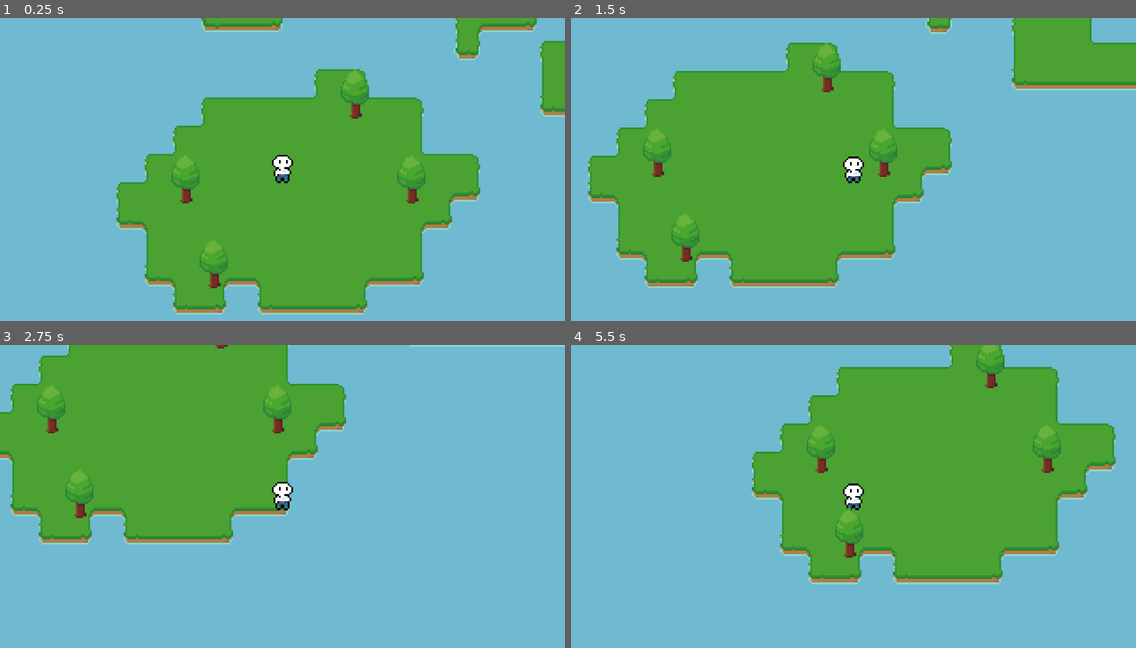
Above: before the commit, frames 1-4 (two rows, left to right).
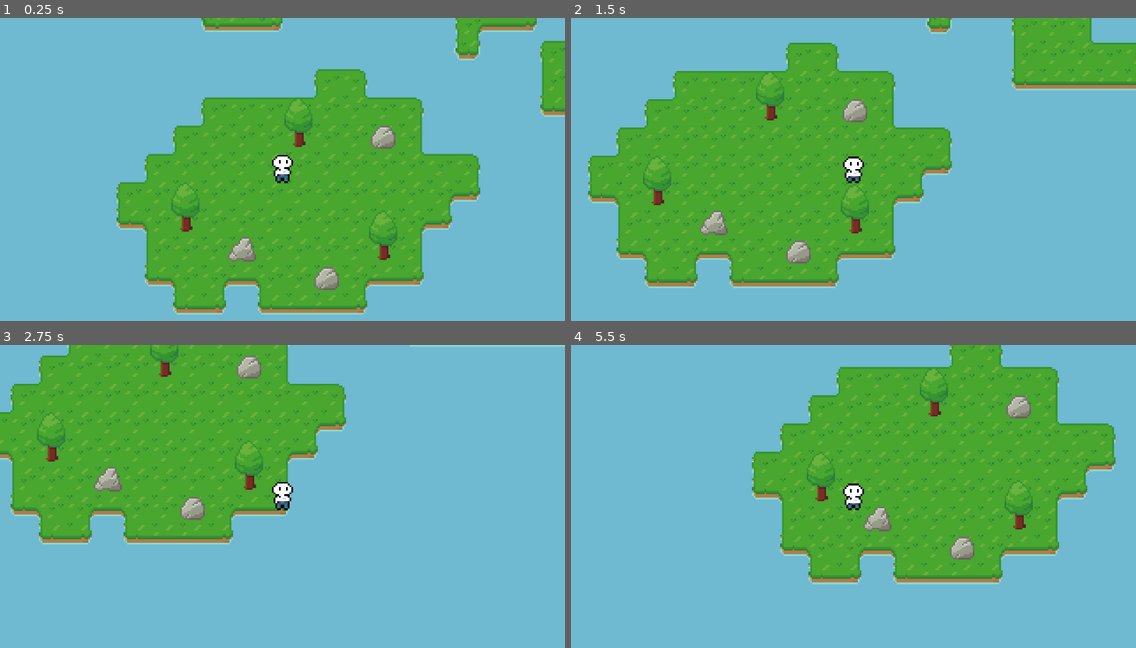
Above: after the commit, the same moments.

Repository: YaroslavRomanenko/island-adventurer
Game: Godot game, scene res://scene/game.tscn
The game is run twice, just before and just after one commit, with the same random seed, the same clock (stepped at 60 frames per second) and the same inputs.
Inputs:
- Up to frame 1 (0.25 s): no input
- Up to frame 2 (1.5 s): hold D (move_right) 0.53-1.28 s; hold S (move_down) from 1.28 s (still down)
- Up to frame 3 (2.75 s): release S (move_down) at 2.03 s; hold D (move_right) from 2.03 s (still down)
- Up to frame 4 (5.5 s): release D (move_right) at 2.78 s; hold W (move_up) 2.78-3.53 s; hold A (move_left) 3.53-5.03 s; hold S (move_down) from 5.03 s (still down)

The runs differ from the first frame. In frame 1, 3.7% of the frame differs, in the area x 22-100%, y 0-95%; in frame 2, 3.9%; in frame 3, 3.4%; in frame 4, 4.1%, in the area x 33-96%, y 0-76%.

Commit message:
feat: add objects to the map

Diff:
--- a/scene/game.tscn
+++ b/scene/game.tscn
@@ -6,10 +6,14 @@
 
 [sub_resource type="TileSetAtlasSource" id="TileSetAtlasSource_xwcet"]
 texture = ExtResource("2_33cqm")
+0:0/0 = 0
+0:1/0 = 0
+1:1/0 = 0
+1:0/0 = 0
+2:0/0 = 0
 2:1/0 = 0
-2:4/0 = 0
+3:1/0 = 0
 4:1/0 = 0
-4:2/0 = 0
 
 [sub_resource type="TileSet" id="TileSet_p1ry8"]
 physics_layer_0/collision_layer = 1
@@ -449,7 +453,7 @@
 [node name="ForGround" type="TileMapLayer" parent="Tilesets"]
 z_index = 1
 y_sort_enabled = true
-tile_map_data = PackedByteArray("AAACAP//AAAEAAEAAAAKAP//AAAEAAEAAAADAAIAAAAEAAEAAAAIAPz/AAAEAAEAAAACAAAAAAAEAAIAAAAIAP3/AAAEAAIAAAAKAAAAAAAEAAIAAAADAAMAAAAEAAIAAAA=")
+tile_map_data = PackedByteArray("AAACAAAAAAAAAAAAAAACAAEAAAAAAAEAAAAGAP3/AAAAAAAAAAAGAP7/AAAAAAEAAAAJAAEAAAAAAAAAAAAJAAIAAAAAAAEAAAAEAAIAAAADAAEAAAAJAP7/AAAEAAEAAAAHAAMAAAAEAAEAAAA=")
 tile_set = SubResource("TileSet_p1ry8")
 
 [node name="Ground" type="TileMapLayer" parent="Tilesets"]
Binary file changed: assets/Environment/Tilesets/Dirt-water.png
Binary file changed: assets/Environment/Tilesets/Structures.png
